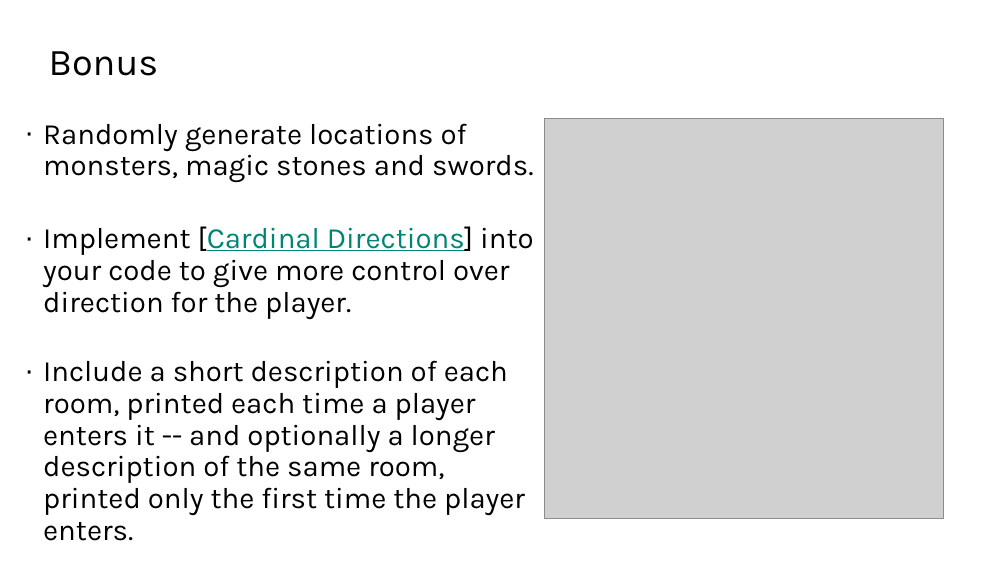
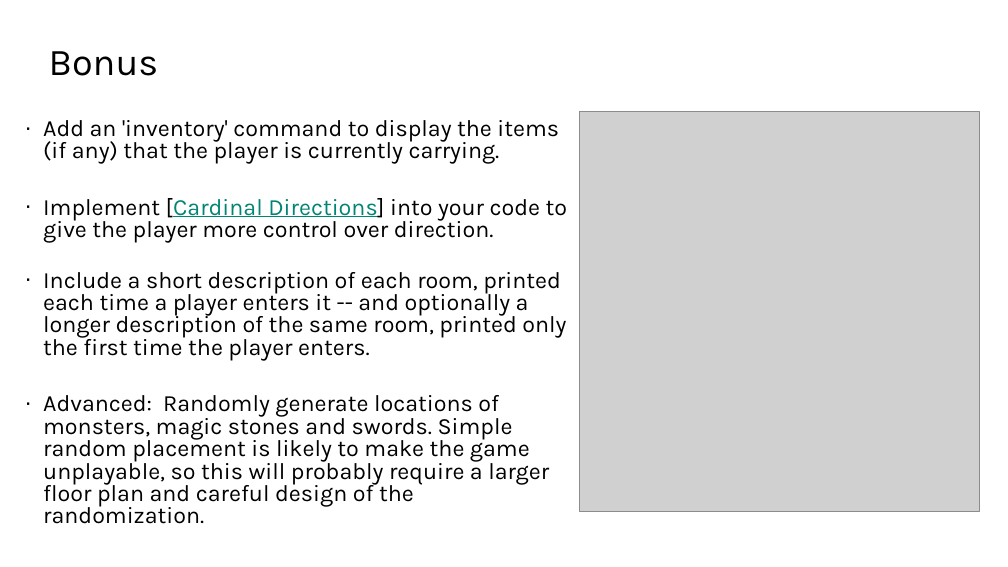
Before and after one commit to TEALSK12/2nd-semester-introduction-to-computer-science, a slide deck: slide 9 of docs/units/2_unit/slidedecks/Intro Python 2.07 TEALS.pptx. Drawn at 1008x567 pixels with LibreOffice and Linux fonts; fonts in the diff are those of the drawing; grey boxes stand for pictures; background and template pictures are left out. Boxes give left, top, right and bottom in pixels: in the first picture for what was removed or moved away, otherwise in the second. Text is boxed around its words. In the diff, an @@ line names an element or a change of style, - is before the commit and + after.

```diff
--- a/docs/units/2_unit/slidedecks/Intro Python 2.07 TEALS.pptx
+++ b/docs/units/2_unit/slidedecks/Intro Python 2.07 TEALS.pptx
@@ picture moved from (x1=544, y1=119, x2=944, y2=519) to (x1=580, y1=112, x2=980, y2=512) @@
@@ text at (x1=43, y1=120, x2=567, y2=243): text changed; size 28 to 22.2 pt @@
-· Randomly generate locations of monsters, magic stones and swords.
-· Implement [Cardinal Directions] into your code to give more control over direction for the player.
+· Add an 'inventory' command to display the items (if any) that the player is currently carrying.
+· Implement [Cardinal Directions] into your code to give the player more control over direction.
@@ text at (x1=43, y1=272, x2=566, y2=360): size 28 to 22.2 pt in "Include a short description of each room, ..."; line spacing 0.9 to 0.8 @@
@@ text at (x1=43, y1=395, x2=549, y2=524): paragraph added @@
+· Advanced: Randomly generate locations of monsters, magic stones and swords. Simple random placement is likely to make the game unplayable, so this will probably require a larger floor plan and careful design of the randomization.
```
Also in this commit, not shown: 7 other slides changed, 42 other files.
